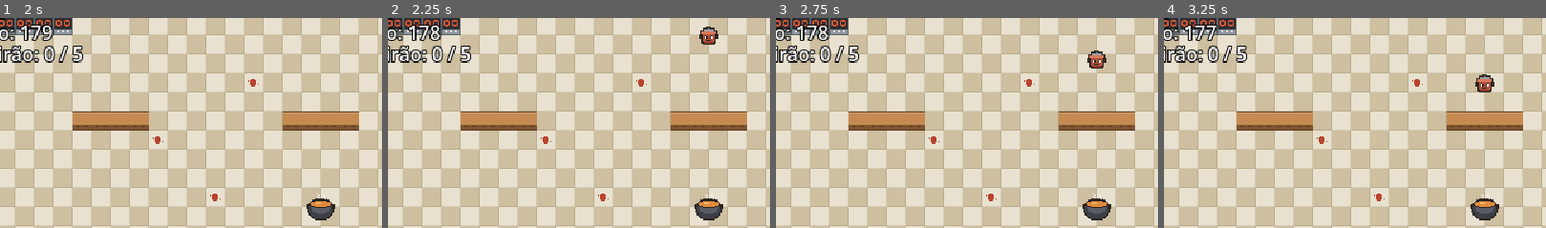
Above: before the commit, frames 1-4 (left to right).
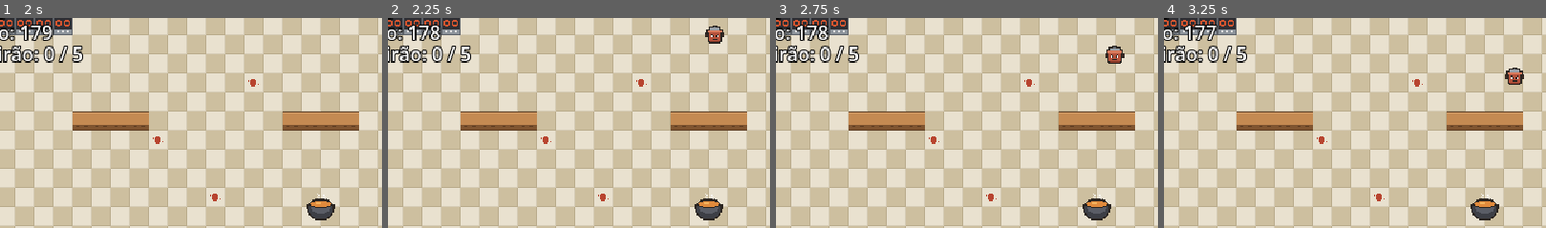
Above: after the commit, the same moments.

Repository: MatheusNDP/panelas-malditas
Game: Godot game, scene res://scenes/cozinha.tscn
The game is run twice, just before and just after one commit, with the same random seed, the same clock (stepped at 60 frames per second) and the same inputs.
Inputs:
- Up to frame 1 (2 s): tap Enter (ui_accept) at 0.5, 0.6, 0.77, 1.07, 1.52, 1.55, 1.82 s; hold Right (right) 0.53-1.28 s; hold Down (down) from 1.28 s (still down); tap Space (atacar) at 1.35 s
- Up to frame 2 (2.25 s): release Down (down) at 2.03 s; hold Right (right) from 2.03 s (still down); tap Enter (ui_accept) at 2.1 s
- Up to frame 3 (2.75 s): keep holding Right (right)
- Up to frame 4 (3.25 s): release Right (right) at 2.78 s; hold Up (up) from 2.78 s (still down); tap Space (atacar) at 2.85 s; tap Enter (ui_accept) at 3.02, 3.05 s
The pictures show only the part of the screen within x 8-58%, y 5-55%; the shares and areas given below are measured in that part.

Frame 1 is identical in both runs. In frame 2, 0.4% of the frame differs, in the area x 81-88%, y 3-13%; in frame 3, 0.7%, in the area x 81-92%, y 13-25%; in frame 4, 0.7%.

Commit message:
aula-10: panelas contornam as bancadas com navegação

Diff:
--- a/entities/inimigo.tscn
+++ b/entities/inimigo.tscn
@@ -19,3 +19,7 @@
 [node name="CollisionShape2D" type="CollisionShape2D" parent="." unique_id=1947547598]
 position = Vector2(0, 5)
 shape = SubResource("RectangleShape2D_xex7k")
+
+[node name="NavigationAgent2D" type="NavigationAgent2D" parent="." unique_id=1730594121]
+path_desired_distance = 4.0
+target_desired_distance = 4.0
--- a/scenes/cozinha.tscn
+++ b/scenes/cozinha.tscn
@@ -5,6 +5,7 @@
 [ext_resource type="TileSet" path="res://tiles/cozinha.tres" id="3_g67kr"]
 [ext_resource type="PackedScene" path="res://entities/jogador.tscn" id="4_rsdrq"]
 [ext_resource type="PackedScene" path="res://entities/objeto.tscn" id="5_rskdj"]
+[ext_resource type="NavigationPolygon" path="res://tiles/navegacao.tres" id="6_nav10"]
 
 [node name="Cozinha" type="Node2D" unique_id=1223169445]
 script = ExtResource("1_cn6vx")
@@ -14,9 +15,12 @@
 tile_map_data = PackedByteArray("AAAAAAAAAAAAAAAAAAAAAAEAAAABAAAAAAAAAAIAAAAAAAAAAAAAAAMAAAABAAAAAAAAAAQAAAAAAAAAAAAAAA …(14000 unchanged characters)…
 tile_set = ExtResource("3_g67kr")
 
-[node name="objetos" type="TileMapLayer" parent="." unique_id=161782463]
+[node name="objetos" type="TileMapLayer" parent="." unique_id=161782463 groups=["navegacao"]]
 tile_map_data = PackedByteArray("AAAAAAAAAAADAAAAAAAAABUAAAADAAAAAAABAAAAAAADAAAAAAABABUAAAADAAAAAAACAAAAAAADAAAAAAACAB …(2480 unchanged characters)…
 tile_set = ExtResource("3_g67kr")
+
+[node name="Navegacao" type="NavigationRegion2D" parent="." unique_id=1410282026]
+navigation_polygon = ExtResource("6_nav10")
 
 [node name="Jogador" parent="." unique_id=887535217 instance=ExtResource("4_rsdrq")]
 position = Vector2(320, 210)
--- a/scripts/inimigo.gd
+++ b/scripts/inimigo.gd
@@ -5,13 +5,18 @@
 @export var grupo_alvo: String = "player"
 @export var vida: int = 1
 
+@onready var agente: NavigationAgent2D = $NavigationAgent2D
+
 
 func _physics_process(_delta: float) -> void:
 	var alvo := get_tree().get_first_node_in_group(grupo_alvo) as Node2D
 	if alvo == null:
 		return
 
-	velocity = global_position.direction_to(alvo.global_position) * velocidade
+	# A panela não vai mais em linha reta: o agente acha um caminho pela cozinha
+	# que contorna as bancadas, e ela anda até o próximo ponto desse caminho.
+	agente.target_position = alvo.global_position
+	velocity = global_position.direction_to(agente.get_next_path_position()) * velocidade
 	move_and_slide()
 
 
--- /dev/null
+++ b/tiles/navegacao.tres
@@ -0,0 +1,10 @@
+[gd_resource type="NavigationPolygon" format=3]
+
+[resource]
+vertices = PackedVector2Array(598, 314, 522, 314, 182, 262, 282, 262, 618, 22, 618, 330, 534, 118, 534, 90, 598, 38, 182, 118, 182, 90, 282, 90, 282, 118, 118, 38, 118, 22, 522, 22, 522, 38, 458, 90, 358, 90, 598, 22, 458, 118, 358, 118, 106, 90, 42, 38, 458, 234, 458, 262, 358, 262, 358, 234, 598, 330, 534, 262, 534, 234, 522, 330, 118, 330, 118, 314, 106, 262, 42, 314, 42, 330, 22, 330, 22, 22, 106, 234, 42, 22, 182, 234, 106, 118, 282, 234)
+polygons = Array[PackedInt32Array]([PackedInt32Array(0, 1, 2, 3), PackedInt32Array(4, 5, 6, 7, 8), PackedInt32Array(9, 10, 11, 12), PackedInt32Array(13, 14, 15, 16, 17, 18), PackedInt32Array(8, 19, 4), PackedInt32Array(16, 8, 7, 17), PackedInt32Array(17, 20, 21, 18), PackedInt32Array(13, 18, 11), PackedInt32Array(13, 11, 10), PackedInt32Array(13, 10, 22, 23), PackedInt32Array(24, 25, 26, 27), PackedInt32Array(5, 28, 0), PackedInt32Array(5, 0, 29, 30), PackedInt32Array(2, 1, 31, 32, 33), PackedInt32Array(34, 2, 33, 35), PackedInt32Array(35, 36, 37, 38), PackedInt32Array(39, 34, 35, 38, 23), PackedInt32Array(38, 40, 23), PackedInt32Array(41, 39, 23, 42), PackedInt32Array(20, 6, 5, 30), PackedInt32Array(20, 30, 24, 21), PackedInt32Array(21, 24, 27, 12), PackedInt32Array(12, 27, 43, 9), PackedInt32Array(23, 22, 42), PackedInt32Array(41, 42, 9, 43, 3), PackedInt32Array(2, 41, 3), PackedInt32Array(0, 3, 26), PackedInt32Array(0, 26, 25), PackedInt32Array(0, 25, 29)])
+outlines = Array[PackedVector2Array]([PackedVector2Array(0, 0, 640, 0, 640, 352, 0, 352)])
+parsed_geometry_type = 1
+source_geometry_mode = 2
+source_geometry_group_name = &"navegacao"
+agent_radius = 6.0
Not shown, changed: DEVLOG.md
Not shown, changed: README.md
